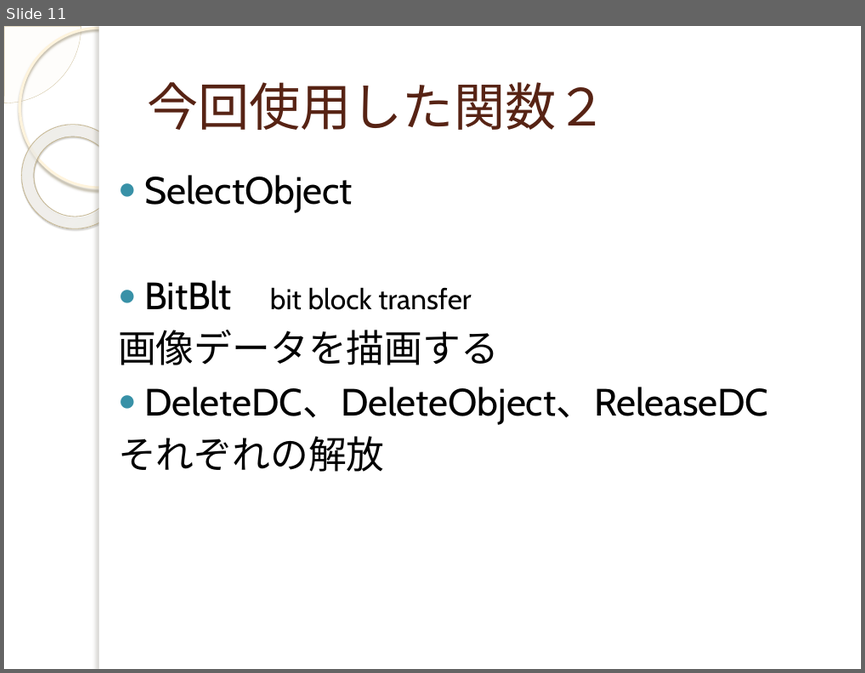
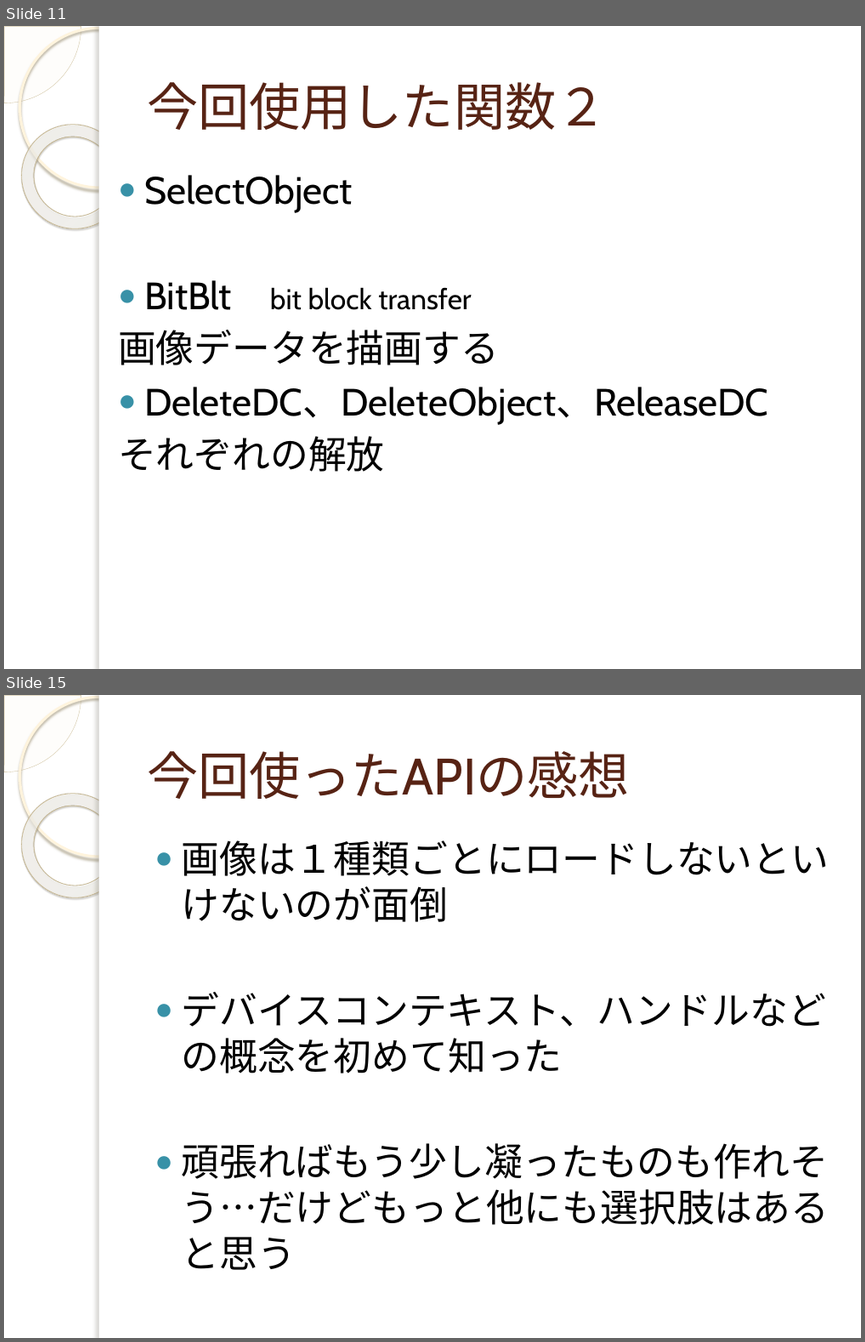
Before and after one commit to yuridonus/FEstudy, a slide deck: uwsc2.pptx. Shown one above the other, each under a label of ours: slide 11 before the commit, slides 11 and 15 after it; the slides between them are not shown. The pictures are 865x673 and 865x1342 pixels, drawn with LibreOffice and Linux fonts; fonts in the diff are those of the drawing; background and template pictures are left out. Boxes give left, top, right and bottom in pixels: in the first picture for what was removed or moved away, otherwise in the second. Text is boxed around its words. In the diff, an @@ line names an element or a change of style, - is before the commit and + after.

```diff
--- a/uwsc2.pptx
+++ b/uwsc2.pptx
@@ slide 15 added at bbox=[4, 695, 861, 1338], background picture (left out); not listed: 5 template elements that a slide beside it also shows @@
@@ title added at bbox=[147, 751, 630, 799], 43 pt, text #572314 @@
+今回使ったAPIの感想
@@ text added at bbox=[182, 840, 829, 1270], 32 pt, text #000000 @@
+● 画像は１種類ごとにロードしないといけないのが面倒
+● デバイスコンテキスト、ハンドルなどの概念を初めて知った
+● 頑張ればもう少し凝ったものも作れそう…だけどもっと他にも選択肢はあると思う
```
Also in this commit, not shown: 3 slides changed, 4 other slides added.
